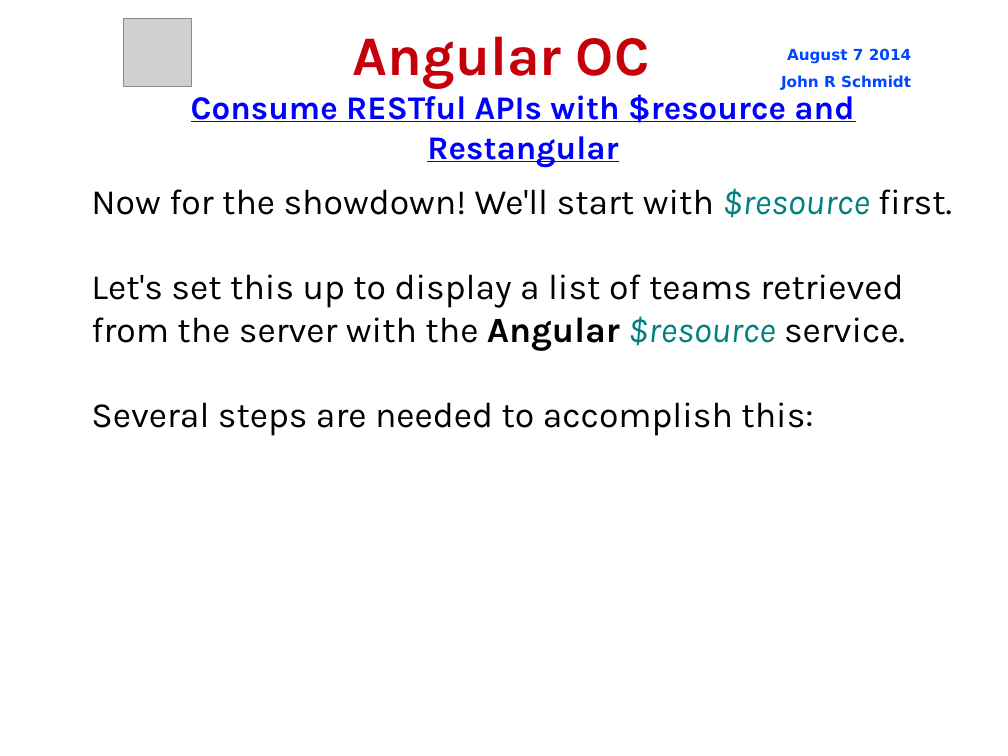
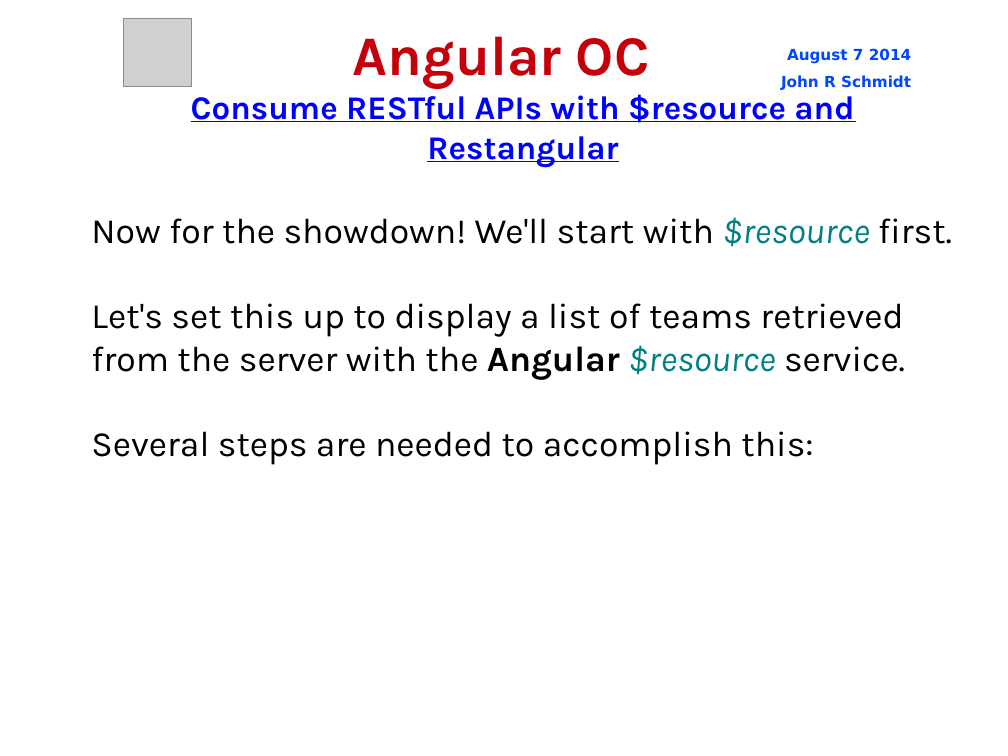
Before and after one commit to jrschmidt/fifa-angular-rest-demo, a slide deck: slide 25 of fifa.odp. Drawn at 1008x756 pixels with LibreOffice and Linux fonts; fonts in the diff are those of the drawing; grey boxes stand for pictures; background and template pictures are left out. Boxes give left, top, right and bottom in pixels: in the first picture for what was removed or moved away, otherwise in the second. Text is boxed around its words. In the diff, an @@ line names an element or a change of style, - is before the commit and + after.

```diff
--- a/fifa.odp
+++ b/fifa.odp
@@ subtitle "Now for the showdown! We'll ...": place and size @@
-subtitle "Now for the showdown! We'll ..." at <box>91,188,952,436</box>
+subtitle "Now for the showdown! We'll ..." at <box>91,217,952,465</box>
```
Also in this commit, not shown: 13 other slides changed, 5 slides added.
